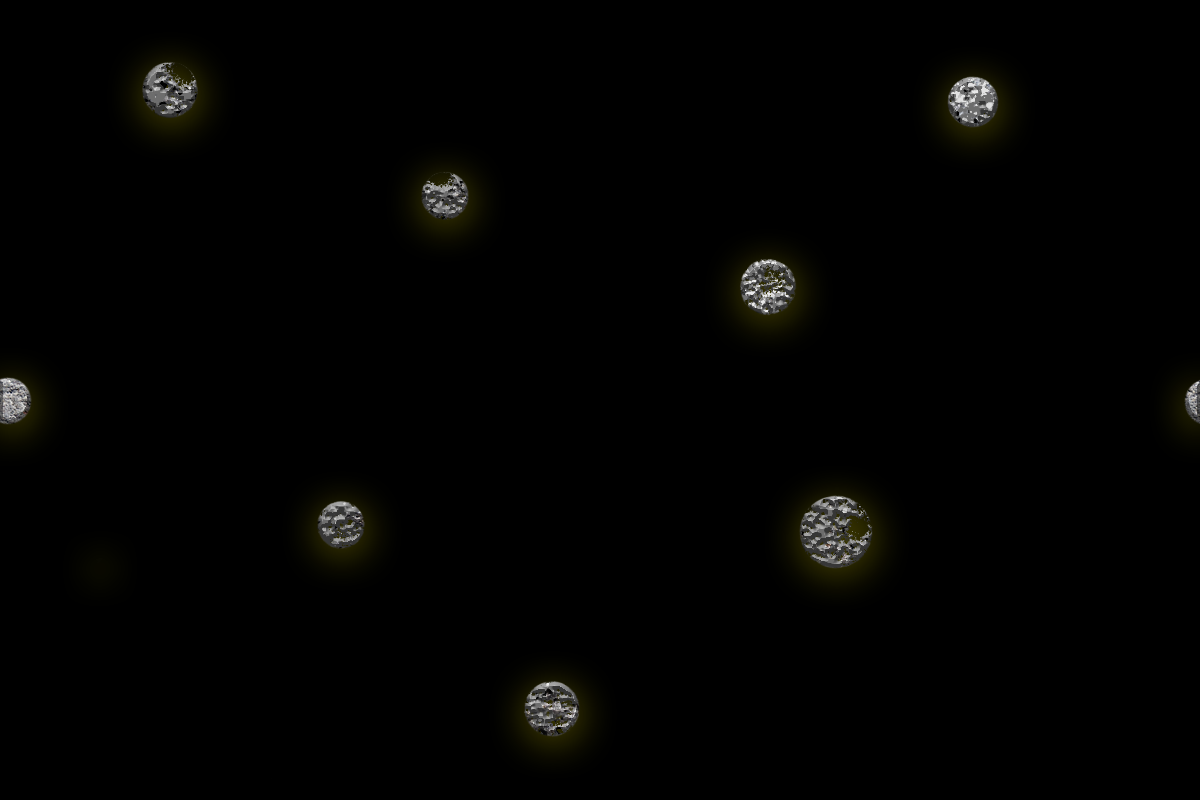
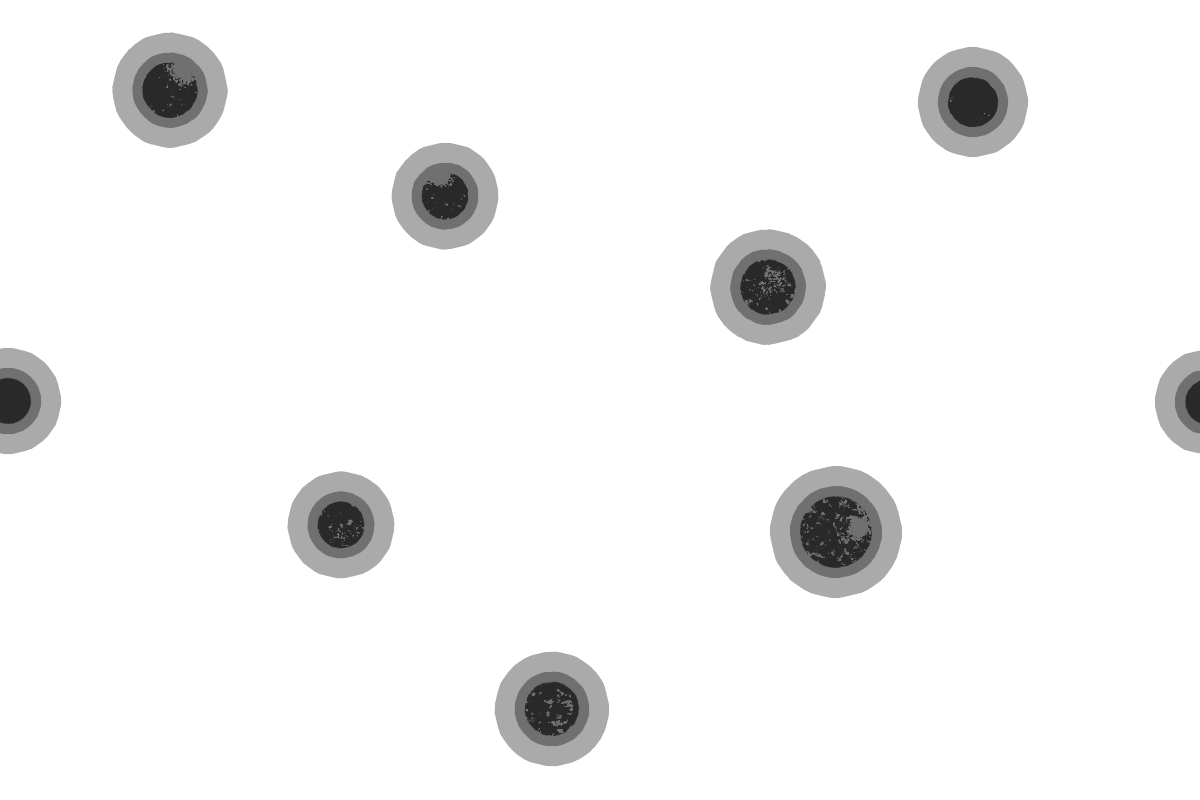
Revision of a layered 1200 × 800 image; what changed, layer by layer:
showed "Warstwa 6" over 0, 62, 1200, 737
hid "Warstwa 5" over 0, 61, 1200, 738
showed "Warstwa 7" over 0, 0, 1200, 800
